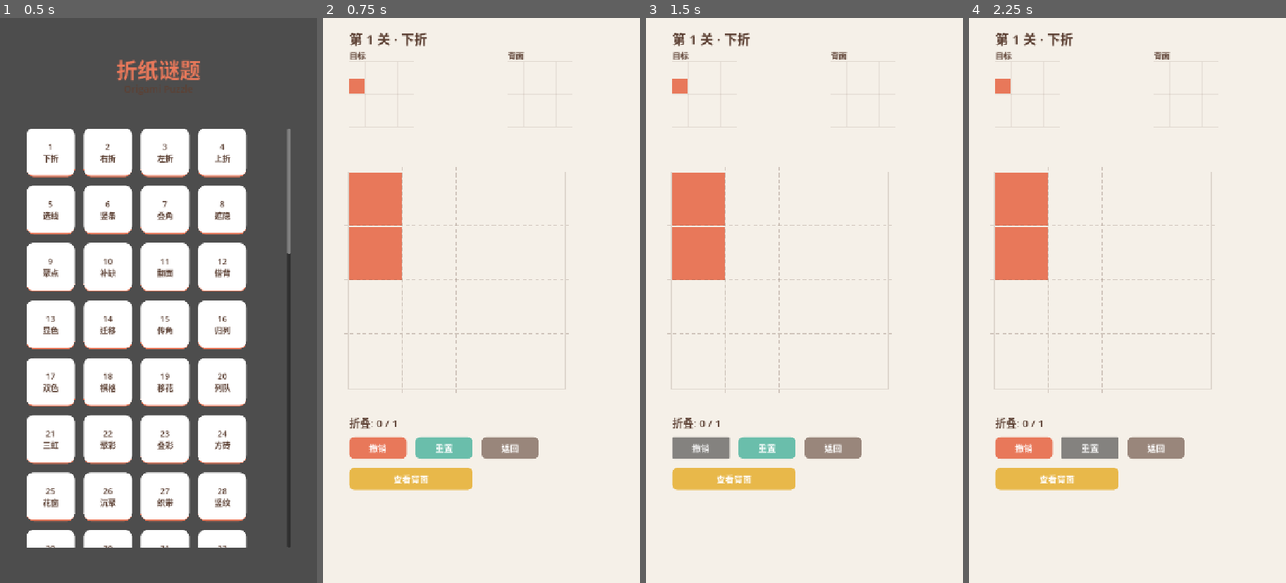
Above: before the commit, frames 1-4 (left to right).
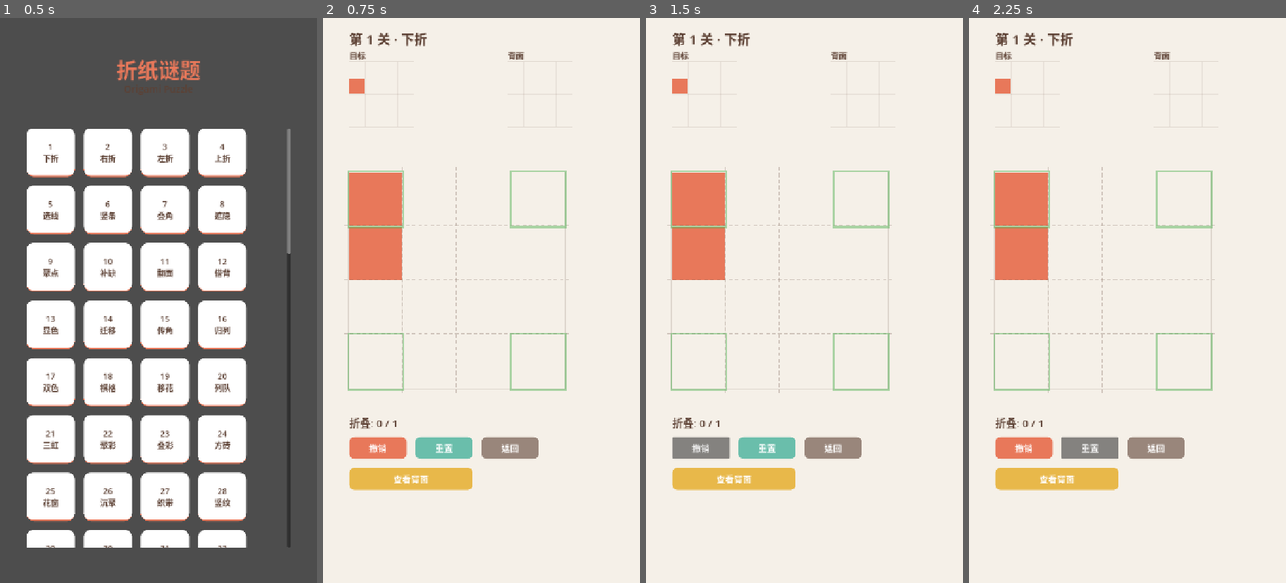
Above: after the commit, the same moments.

Repository: oscarrr112/origami-puzzle
Game: Godot game, scene res://scenes/main.tscn
Same seed, same stepped clock (60 frames per second), same inputs: the game is played once before the commit and once after it.
Inputs:
- Up to frame 1 (0.5 s): no input
- Up to frame 2 (0.75 s): click "1 下折" at 0.5 s
- Up to frame 3 (1.5 s): click "撤销" at 1.25 s
- Up to frame 4 (2.25 s): click "重置" at 2 s

Frame 1 is identical in both runs. In frame 2, 0.9% of the frame differs, in the area x 7-77%, y 27-66%; in frame 3, 0.9%; in frame 4, 0.9%.

Commit message:
fix: green corner hints in IDLE, no green in SELECTED
- New _draw_corner_hints(): shows green pulsing borders on 4 corners in IDLE
- SELECTED state only shows gold target highlights (no green)
- Corner hints redrawn after: level start, cancel selection, fold complete, undo, reset

Co-Authored-By: Claude Opus 4.6 (1M context) <noreply@anthropic.com>

Diff:
--- a/scripts/game.gd
+++ b/scripts/game.gd
@@ -61,6 +61,7 @@
 	)
 	_build_all()
 	_refresh_grid()
+	_draw_corner_hints()
 
 
 func _build_all() -> void:
@@ -633,7 +634,7 @@
 	_selected_cell = Vector2i(-1, -1)
 	_target_map.clear()
 	_state = InteractionState.IDLE
-	_clear_highlights()
+	_draw_corner_hints()
 
 
 func _on_fold_with_side(fold_def_with_side: Dictionary) -> void:
@@ -666,6 +667,7 @@
 	_update_fold_label()
 	_state = InteractionState.IDLE
 	is_animating = false
+	_draw_corner_hints()
 
 	if model.check_win():
 		await get_tree().create_timer(0.5).timeout
@@ -860,6 +862,7 @@
 	model.undo()
 	_refresh_grid()
 	_update_fold_label()
+	_draw_corner_hints()
 
 
 func _on_reset() -> void:
@@ -870,6 +873,7 @@
 	model.reset()
 	_refresh_grid()
 	_update_fold_label()
+	_draw_corner_hints()
 
 
 func _show_back() -> void:
@@ -901,26 +905,31 @@
 	win_panel.visible = true
 
 
+func _draw_corner_hints() -> void:
+	_clear_highlights()
+	var s := model.size
+	var corners := [Vector2i(0, 0), Vector2i(s - 1, 0), Vector2i(0, s - 1), Vector2i(s - 1, s - 1)]
+	for corner in corners:
+		if not _is_clickable_cell(corner.y, corner.x):
+			continue
+		var pos := _cell_pos(corner.x, corner.y)
+		var hint := ReferenceRect.new()
+		hint.position = pos - Vector2(3, 3)
+		hint.size = Vector2(CELL_SIZE + 6, CELL_SIZE + 6)
+		hint.border_color = CORNER_HINT_COLOR
+		hint.border_width = 4.0
+		hint.editor_only = false
+		hint.z_index = 20
+		add_child(hint)
+		_highlight_nodes.append(hint)
+		var tw := hint.create_tween()
+		tw.set_loops()
+		tw.tween_property(hint, "border_color:a", 0.2, 0.5)
+		tw.tween_property(hint, "border_color:a", 0.8, 0.5)
+
+
 func _draw_highlights() -> void:
 	_clear_highlights()
-	# Selected corner — green border
-	var sel_pos := _cell_pos(_selected_cell.x, _selected_cell.y)
-	var sel_border := ReferenceRect.new()
-	sel_border.position = sel_pos - Vector2(3, 3)
-	sel_border.size = Vector2(CELL_SIZE + 6, CELL_SIZE + 6)
-	sel_border.border_color = CORNER_HINT_COLOR
-	sel_border.border_width = 4.0
-	sel_border.editor_only = false
-	sel_border.z_index = 20
-	add_child(sel_border)
-	_highlight_nodes.append(sel_border)
-
-	# Green pulse on selected corner
-	var sel_tween := sel_border.create_tween()
-	sel_tween.set_loops()
-	sel_tween.tween_property(sel_border, "border_color:a", 0.2, 0.5)
-	sel_tween.tween_property(sel_border, "border_color:a", 0.8, 0.5)
-
 	# Target cells — gold glow with strong pulse
 	for target_cell in _target_map.keys():
 		var tgt_pos := _cell_pos(target_cell.x, target_cell.y)
